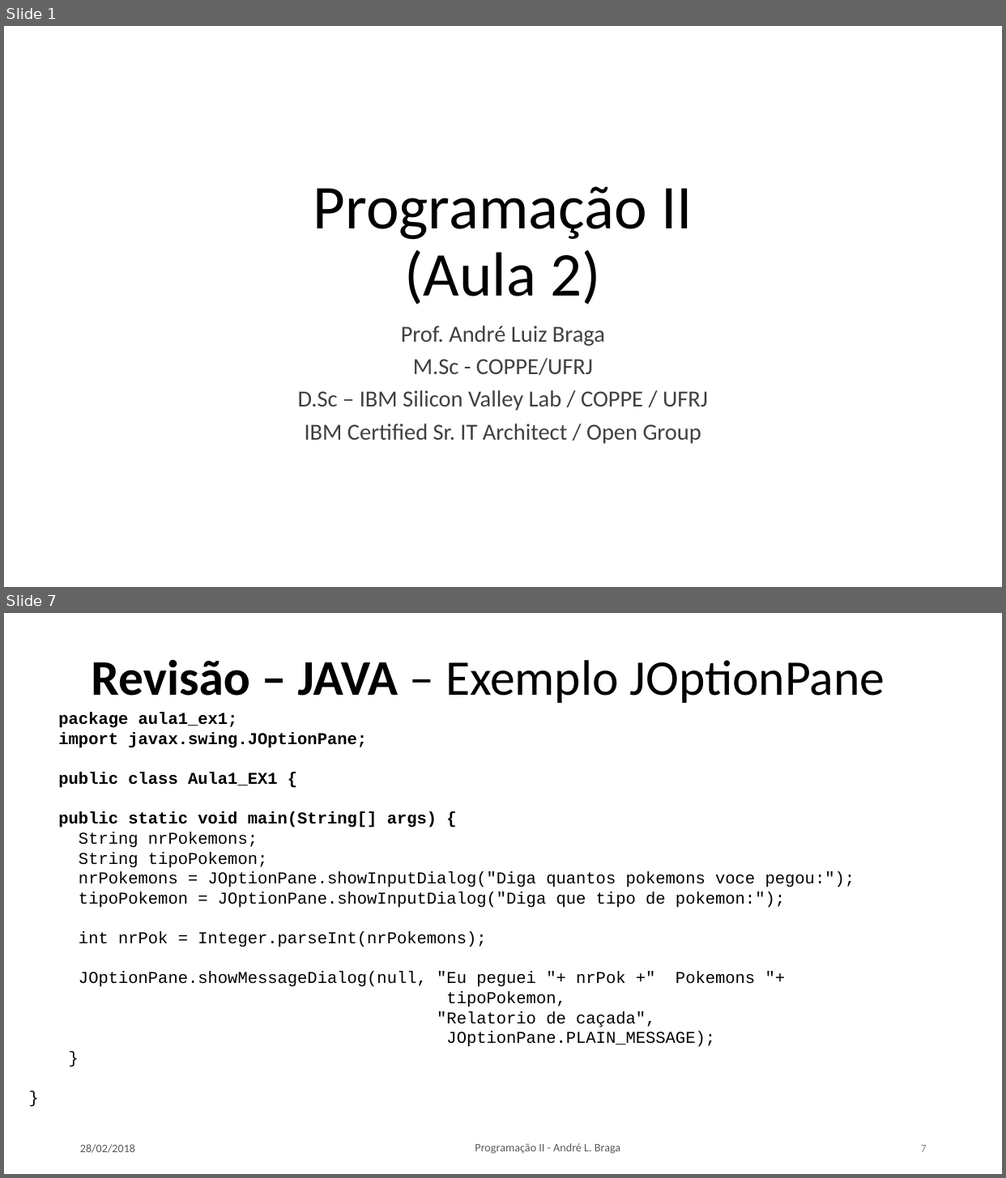
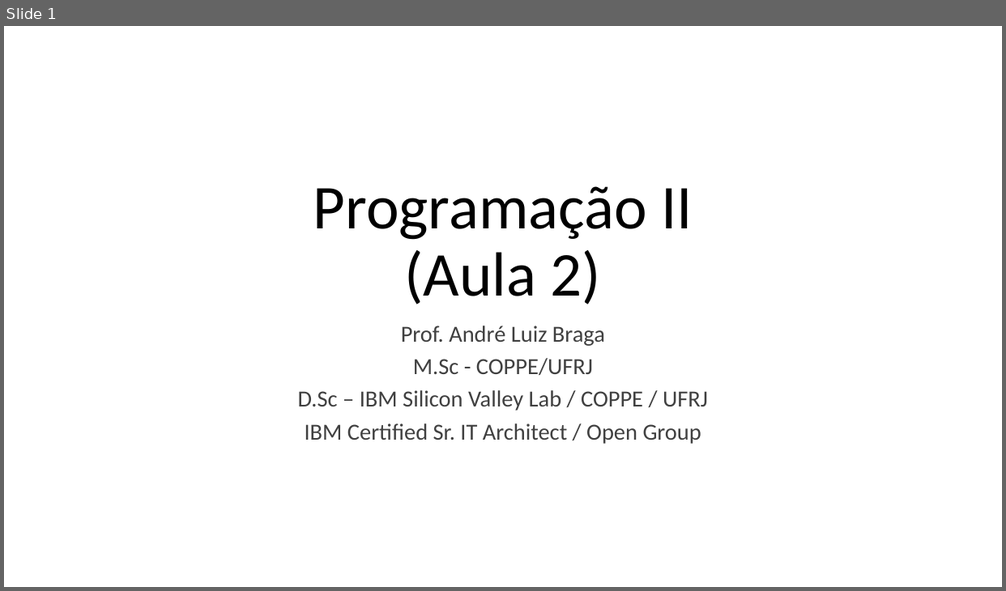
Before and after one commit to LeoCaronezi/CURSOS, a slide deck: Programacao II/SLIDES/PII_Aula_02.pptx. Shown one above the other, each under a label of ours: slides 1 and 7 before the commit, slide 1 after it; the slides between them are not shown. The pictures are 1006x1178 and 1006x591 pixels, drawn with LibreOffice and Linux fonts; fonts in the diff are those of the drawing. Boxes give left, top, right and bottom in pixels: in the first picture for what was removed or moved away, otherwise in the second. Text is boxed around its words. In the diff, an @@ line names an element or a change of style, - is before the commit and + after.

```diff
--- a/Programacao II/SLIDES/PII_Aula_02.pptx
+++ b/Programacao II/SLIDES/PII_Aula_02.pptx
@@ slide 7 removed at (4,613,1002,1174), background #FFFFFF @@
@@ title removed at (91,659,884,703) @@
-Revisão – JAVA – Exemplo JOptionPane
@@ text removed at (58,713,855,1047) @@
-package aula1_ex1;
-import javax.swing.JOptionPane;
-public class Aula1_EX1 {
-public static void main(String[] args) {
-String nrPokemons;
-String tipoPokemon;
-nrPokemons = JOptionPane.showInputDialog("Diga quantos pokemons voce pegou:");
-tipoPokemon = JOptionPane.showInputDialog("Diga que tipo de pokemon:");
-int nrPok = Integer.parseInt(nrPokemons);
-JOptionPane.showMessageDialog(null, "Eu peguei "+ nrPok +" Pokemons "+
-tipoPokemon,
-"Relatorio de caçada",
-JOptionPane.PLAIN_MESSAGE);
-}
-}
@@ text removed at (80,1144,135,1153) @@
-28/02/2018
@@ text removed at (475,1144,620,1154) @@
-Programação II - André L. Braga
@@ page number removed at (921,1145,927,1152) @@
-7
```
Also in this commit, not shown: 4 slides changed, 6 slides added, 14 other slides removed, 8 other files.
